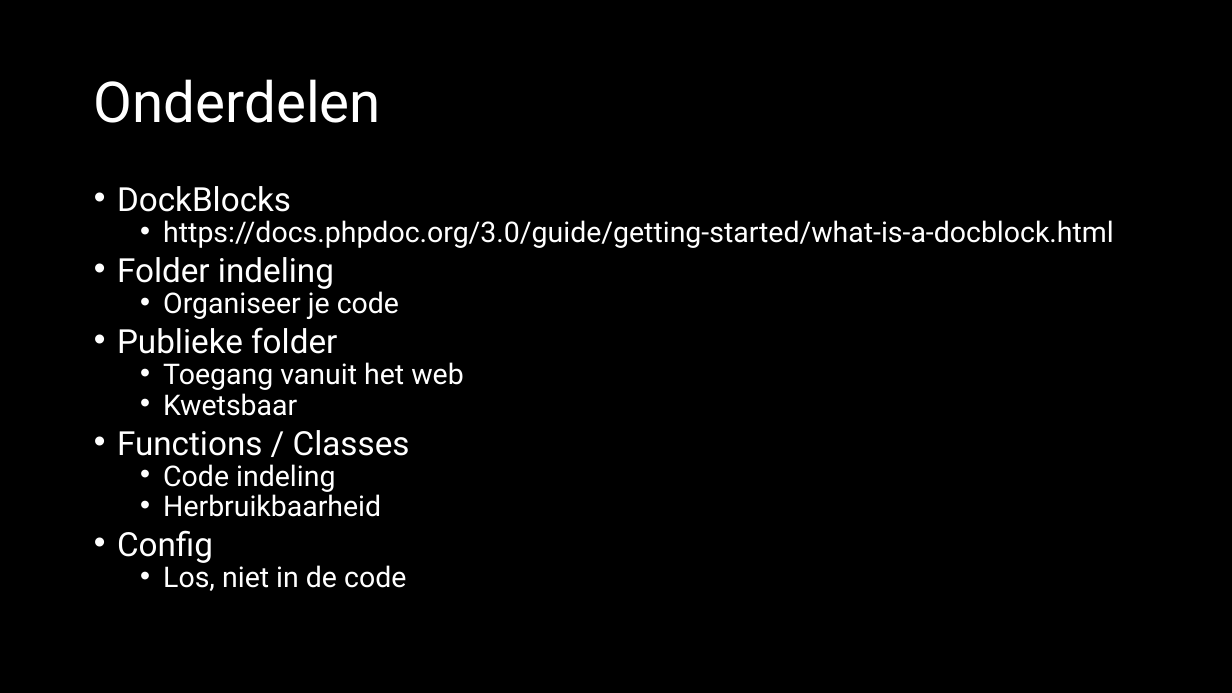
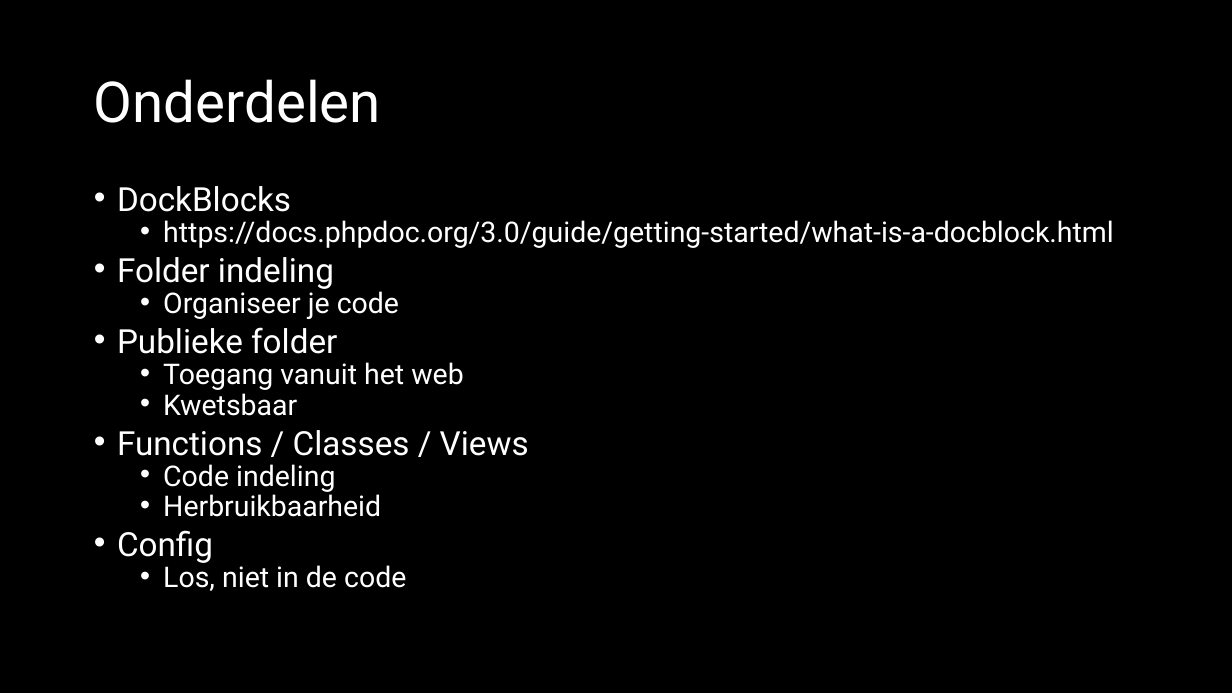
Before and after one commit to jheidebrink-ma/m5prog_opdrachtensite, a slide deck: slide 6 of Presentaties_versie_d/02 - Structuur.pptx (slide 5 before the commit). Drawn at 1232x693 pixels with LibreOffice and Linux fonts; fonts in the diff are those of the drawing. Boxes give left, top, right and bottom in pixels: in the first picture for what was removed or moved away, otherwise in the second. Text is boxed around its words. In the diff, an @@ line names an element or a change of style, - is before the commit and + after.

```diff
--- a/Presentaties_versie_d/02 - Structuur.pptx
+++ b/Presentaties_versie_d/02 - Structuur.pptx
@@ text at (117, 430, 529, 456): text changed @@
-• Functions / Classes
+• Functions / Classes / Views
```
Also in this commit, not shown: 4 other slides changed, 4 slides added, 24 other files.
